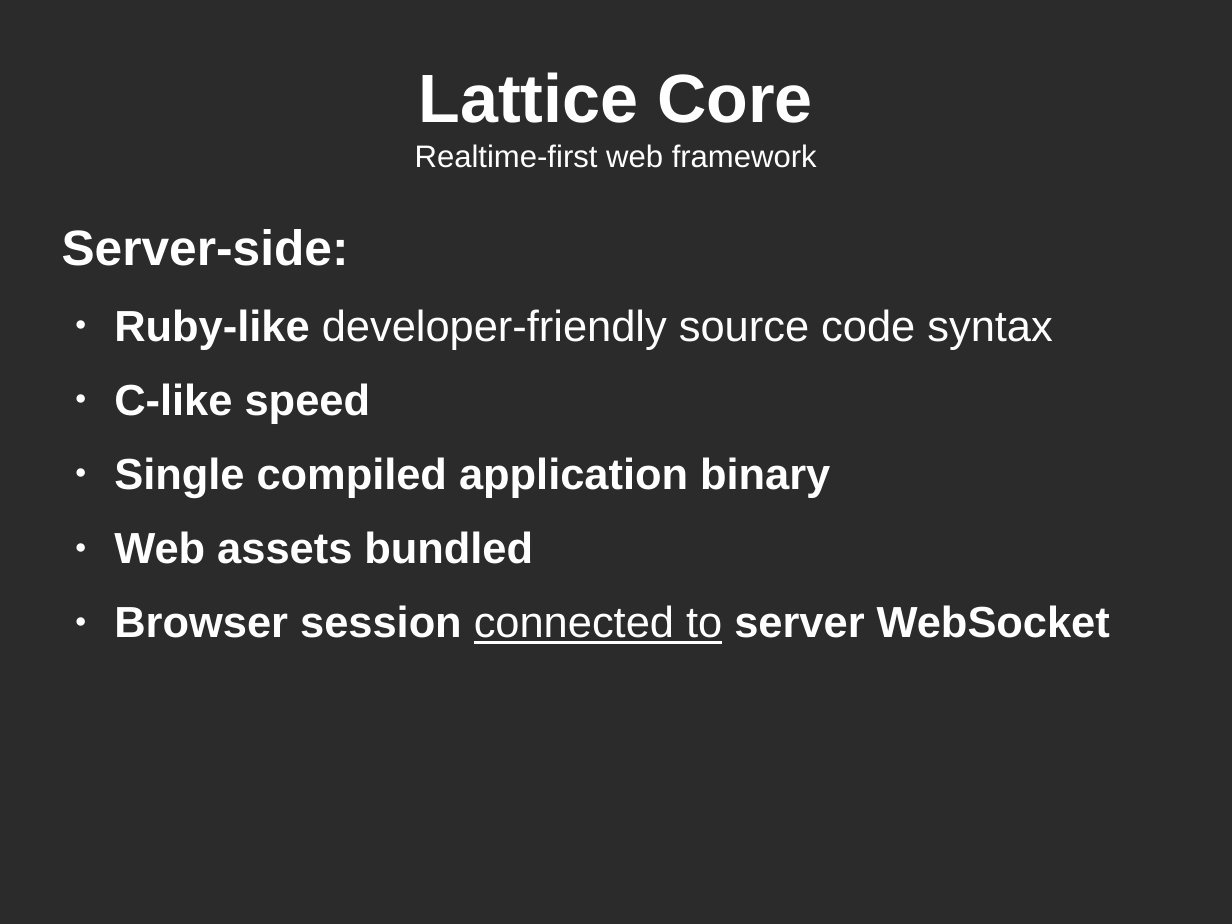
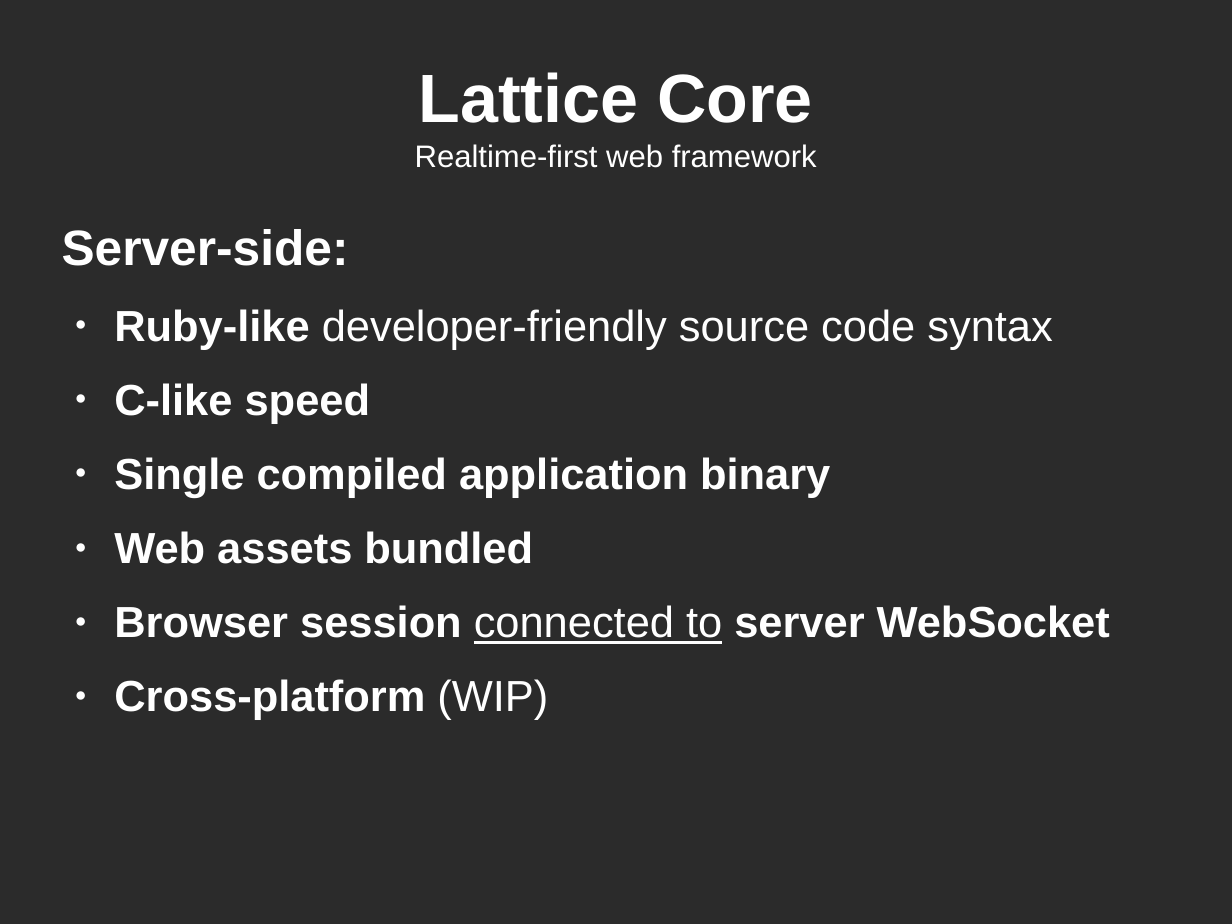
Before and after one commit to drhuffman12/presentations, a slide deck: slide 4 of lattice-core/RealtimeWebapps.LatticeCore.odp. Drawn at 1232x924 pixels with LibreOffice and Linux fonts; fonts in the diff are those of the drawing; background and template pictures are left out; a plain dark background stands for a picture behind light text. Boxes give left, top, right and bottom in pixels: in the first picture for what was removed or moved away, otherwise in the second. Text is boxed around its words. In the diff, an @@ line names an element or a change of style, - is before the commit and + after.

Commit message:
Cross-platform (WIP)

```diff
--- a/lattice-core/RealtimeWebapps.LatticeCore.odp
+++ b/lattice-core/RealtimeWebapps.LatticeCore.odp
@@ text at bbox=[114, 679, 548, 720]: paragraph added @@
+● Cross-platform (WIP)
```
Also in this commit, not shown: 1 other file.
